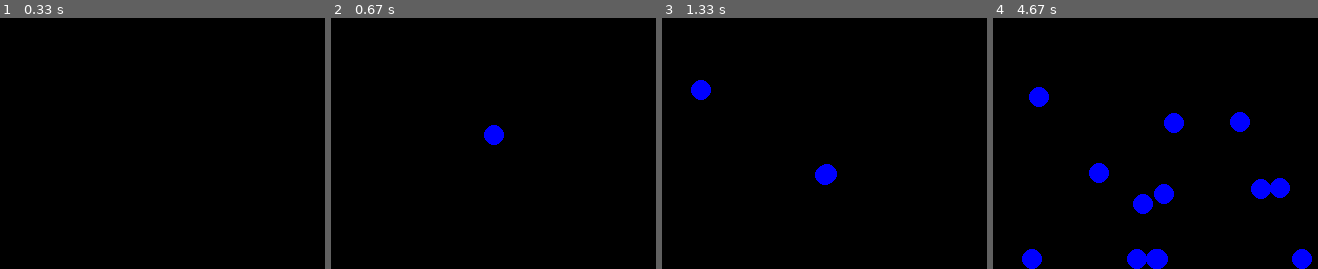
Above: before the commit, frames 1-4 (left to right).
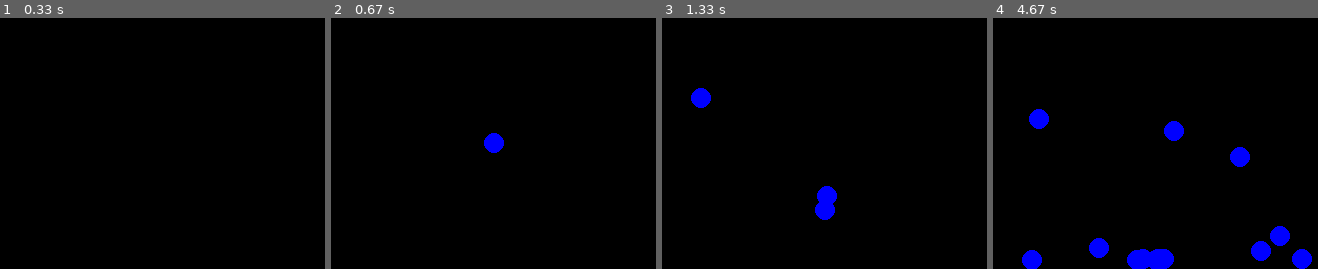
Above: after the commit, the same moments.

Repository: irina-turova/pygame-falling-circles
Game: pygame game, started from falling_balls.py
Two runs of this game, one before a commit and one after it. Both use one fixed random seed, a clock stepped at 60 frames per second and the inputs below.
Inputs (mouse positions are in pixels of both pictures, inside the frame that each line leads up to):
- Up to frame 1 (0.33 s): no input
- Up to frame 2 (0.67 s): click (493, 118) at 0.38 s
- Up to frame 3 (1.33 s): click (827, 138) at 0.72 s; click (701, 73) at 1.05 s
- Up to frame 4 (4.67 s): click (1301, 223) at 1.38 s; click (1165, 18) at 1.72 s; click (1136, 196) at 2.05 s; click (1142, 68) at 2.38 s; click (1100, 58) at 2.72 s; click (1259, 93) at 3.05 s; click (1279, 110) at 3.38 s; click (1240, 65) at 3.72 s; click (1038, 60) at 4.05 s; click (1175, 105) at 4.38 s

Frame 1 is identical in both runs. In frame 2, 0.4% of the frame differs, in the area x 47-54%, y 42-54%; in frame 3, 1.5%; in frame 4, 5.2%, in the area x 8-92%, y 27-100%.

Commit message:
Fix circles speed

Diff:
--- a/falling_balls.py
+++ b/falling_balls.py
@@ -5,15 +5,17 @@
 screen = pygame.display.set_mode(size)
 baked_screen = pygame.Surface(screen.get_size())
 
+clock = pygame.time.Clock()
 
 circle_color = (0, 0, 255)
 circle_radius = 10
+pixels_per_second_speed = 100
 active_circles_positions = set()
 
 
 def draw_active_circles():
     for pos in active_circles_positions:
-        pygame.draw.circle(screen, circle_color, pos, circle_radius)
+        pygame.draw.circle(screen, circle_color, tuple(map(int, pos)), circle_radius)
 
 
 def process_circles_positions():
@@ -22,11 +24,12 @@
         return pos[1] >= height - circle_radius
 
     global active_circles_positions
-    active_circles_positions = set(map(lambda p: (p[0], p[1] + 1), active_circles_positions))
+    seconds_tick = clock.tick() / 1000
+    active_circles_positions = set(map(lambda p: (p[0], p[1] + pixels_per_second_speed * seconds_tick), active_circles_positions))
 
     for pos in active_circles_positions:
         if is_fallen(pos):
-            pygame.draw.circle(baked_screen, circle_color, pos, circle_radius)
+            pygame.draw.circle(baked_screen, circle_color, tuple(map(int, pos)), circle_radius)
 
     active_circles_positions = set(filter(lambda p: not is_fallen(p), active_circles_positions))
 
